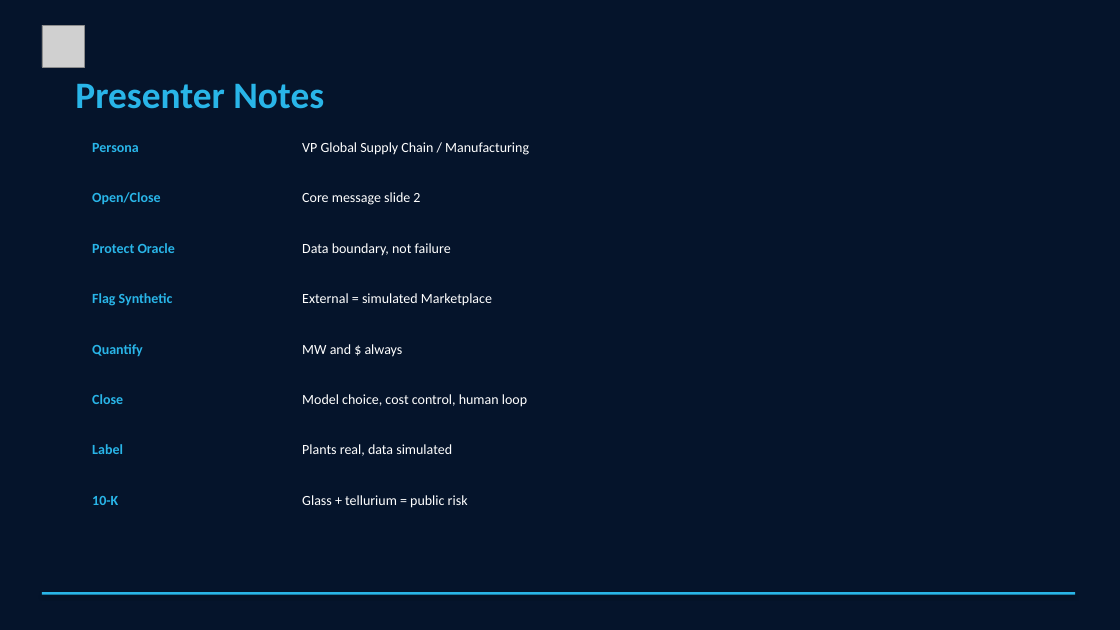
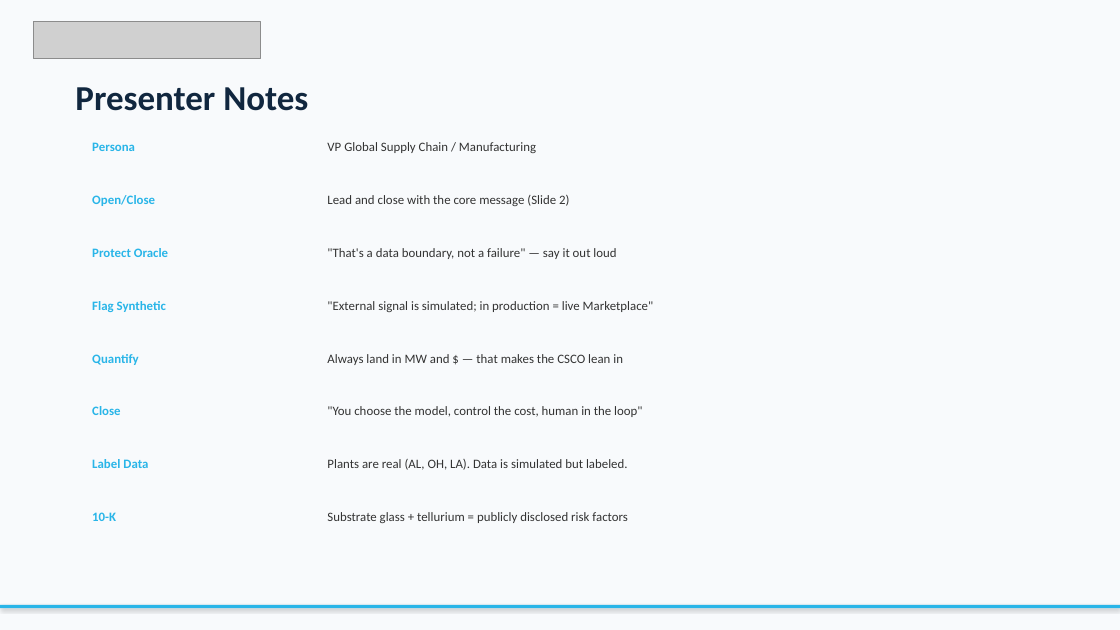
Before and after one commit to sfc-gh-sdickson/First-Solar, a slide deck: slide 11 of docs/First_Solar_Demo_Narrative.pptx. Drawn at 1120x630 pixels with LibreOffice and Linux fonts; fonts in the diff are those of the drawing; grey boxes stand for pictures. Boxes give left, top, right and bottom in pixels: in the first picture for what was removed or moved away, otherwise in the second. Text is boxed around its words. In the diff, an @@ line names an element or a change of style, - is before the commit and + after.

Commit message:
Fix PPTX: proper Snowflake logo (transparent PNG), light bg on content slides
Previous version had broken logo (opaque white square from bad SVG conversion).
Now uses properly extracted Snowflake snowflake icon with transparency plus
text-rendered wordmark. Light background on content slides, dark on title/reveal.

.... Generated with [Cortex Code](https://docs.snowflake.com/en/user-guide/cortex-code/cortex-code)

```diff
--- a/docs/First_Solar_Demo_Narrative.pptx
+++ b/docs/First_Solar_Demo_Narrative.pptx
@@ background #05142B to #F8FAFC @@
@@ picture added at bbox=[34, 21, 260, 59] @@
@@ picture removed at bbox=[42, 25, 84, 67] @@
@@ text "Presenter Notes" at bbox=[75, 87, 308, 111]: size 32 to 30 pt, text colour #29B5E8 to #11273F @@
@@ text "VP Global Supply Chain / ...": place and size @@
-text "VP Global Supply Chain / ..." at bbox=[302, 142, 529, 155]
+text "VP Global Supply Chain / ..." at bbox=[327, 142, 536, 153]
@@ text "VP Global Supply Chain / ..." at bbox=[327, 142, 536, 153]: size 12 to 11 pt, text colour #FFFFFF to #333333 @@
@@ text at bbox=[327, 195, 569, 206]: text changed; size 12 to 11 pt; text colour #FFFFFF to #333333 @@
-Core message slide 2
+Lead and close with the core message (Slide 2)
@@ text at bbox=[327, 248, 616, 259]: text changed; size 12 to 11 pt; text colour #FFFFFF to #333333 @@
-Data boundary, not failure
+"That's a data boundary, not a failure" — say it out loud
@@ text "Flag Synthetic": place and size @@
-text "Flag Synthetic" at bbox=[92, 293, 173, 306]
+text "Flag Synthetic" at bbox=[92, 301, 166, 312]
@@ text at bbox=[327, 301, 654, 312]: text changed; size 12 to 11 pt; text colour #FFFFFF to #333333 @@
-External = simulated Marketplace
+"External signal is simulated; in production = live Marketplace"
@@ text "Quantify": place and size @@
-text "Quantify" at bbox=[92, 344, 143, 356]
+text "Quantify" at bbox=[92, 354, 139, 365]
@@ text at bbox=[327, 354, 623, 365]: text changed; size 12 to 11 pt; text colour #FFFFFF to #333333 @@
-MW and $ always
+Always land in MW and $ — that makes the CSCO lean in
@@ text "Close": place and size @@
-text "Close" at bbox=[92, 394, 123, 404]
+text "Close" at bbox=[92, 406, 120, 415]
@@ text at bbox=[327, 406, 642, 417]: text changed; size 12 to 11 pt; text colour #FFFFFF to #333333 @@
-Model choice, cost control, human loop
+"You choose the model, control the cost, human in the loop"
@@ text at bbox=[92, 459, 148, 468]: text changed; size 12 to 11 pt @@
-Label
+Label Data
@@ text at bbox=[327, 459, 628, 470]: text changed; size 12 to 11 pt; text colour #FFFFFF to #333333 @@
-Plants real, data simulated
+Plants are real (AL, OH, LA). Data is simulated but labeled.
@@ size 12 to 11 pt in 7 elements at bbox=[92, 142, 135, 151], bbox=[92, 195, 155, 206], bbox=[92, 248, 168, 257], bbox=[92, 301, 166, 312], bbox=[92, 354, 139, 365], bbox=[92, 406, 120, 415], bbox=[92, 512, 116, 521] @@
@@ text "10-K": place and size @@
-text "10-K" at bbox=[92, 496, 118, 505]
+text "10-K" at bbox=[92, 512, 116, 521]
@@ text at bbox=[327, 512, 627, 523]: text changed; size 12 to 11 pt; text colour #FFFFFF to #333333 @@
-Glass + tellurium = public risk
+Substrate glass + tellurium = publicly disclosed risk factors
@@ rectangle: place and size @@
-rectangle at bbox=[42, 592, 1075, 595]
+rectangle at bbox=[0, 605, 1120, 608]
```
Also in this commit, not shown: 11 other slides changed.
